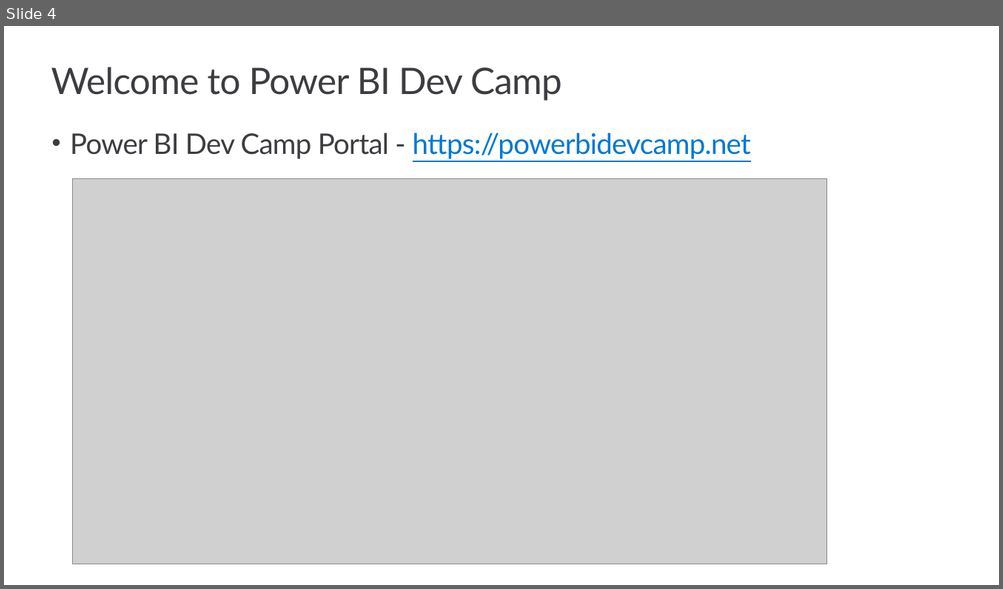
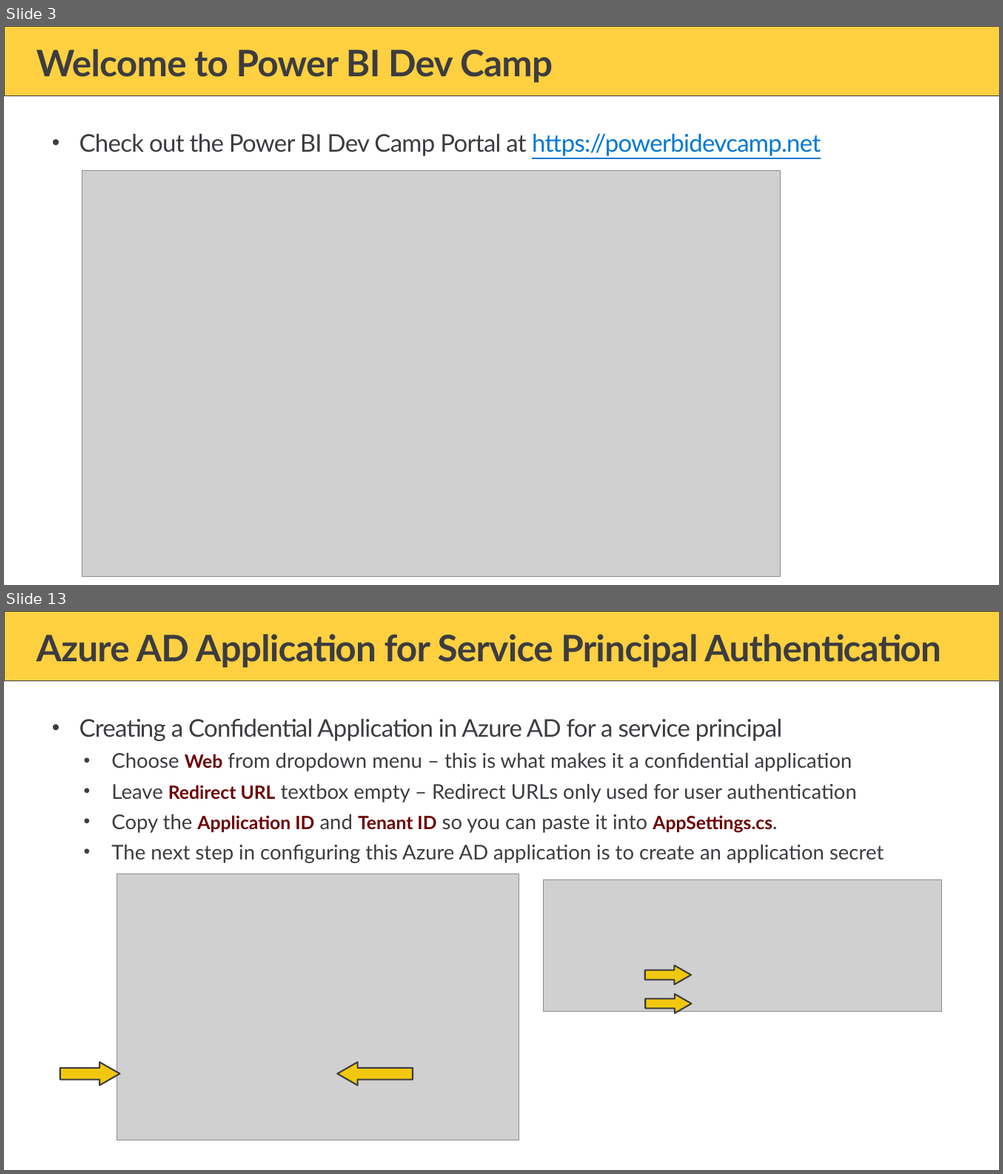
Before and after one commit to PowerBiDevCamp/Camp-Sessions, a slide deck: Session 33 - Setting Datasource Credentials with the Power BI REST API.pptx. Shown one above the other, each under a label of ours: slide 4 before the commit, slides 3 and 13 after it; the slides between them are not shown. The pictures are 1003x589 and 1003x1174 pixels, drawn with LibreOffice and Linux fonts; fonts in the diff are those of the drawing; grey boxes stand for pictures; background and template pictures are left out. Boxes give left, top, right and bottom in pixels: in the first picture for what was removed or moved away, otherwise in the second. Text is boxed around its words. In the diff, an @@ line names an element or a change of style, - is before the commit and + after.

```diff
--- a/Session 33 - Setting Datasource Credentials with the Power BI REST API.pptx
+++ b/Session 33 - Setting Datasource Credentials with the Power BI REST API.pptx
@@ slide 13 added at bbox=[4, 611, 999, 1170], background #FFFFFF; not listed: 1 template element that a slide beside it also shows @@
@@ title added at bbox=[37, 634, 940, 668], 36 pt, text #3C3C41, bold @@
+Azure AD Application for Service Principal Authentication
@@ text added at bbox=[79, 718, 883, 863], 20 pt, text #3C3C41 @@
+• Creating a Confidential Application in Azure AD for a service principal
+  • Choose Web from dropdown menu – this is what makes it a confidential application
+  • Leave Redirect URL textbox empty – Redirect URLs only used for user authentication
+  • Copy the Application ID and Tenant ID so you can paste it into AppSettings.cs.
+  • The next step in configuring this Azure AD application is to create an application secret
@@ picture added at bbox=[116, 874, 519, 1140] @@
@@ picture added at bbox=[543, 880, 942, 1012] @@
@@ right arrow added at bbox=[645, 965, 691, 985], fill #F2C80F, outline #3C3C41 1.5 pt @@
@@ right arrow added at bbox=[646, 994, 691, 1014], fill #F2C80F, outline #3C3C41 1.5 pt @@
@@ right arrow added at bbox=[60, 1062, 120, 1085], fill #F2C80F, outline #3C3C41 1.5 pt @@
@@ right arrow added at bbox=[338, 1062, 412, 1085], fill #F2C80F, outline #3C3C41 1.5 pt @@
@@ what was slide 4 is now slide 3 @@
@@ slide 3 changed as well @@
@@ rectangle added at bbox=[4, 26, 999, 96], fill #FFD040, outline #3C3C41 0.5 pt @@
@@ title "Welcome to Power BI Dev ...": place and size @@
-title "Welcome to Power BI Dev ..." at bbox=[51, 67, 562, 101]
+title "Welcome to Power BI Dev ..." at bbox=[37, 49, 552, 83]
@@ title "Welcome to Power BI Dev ..." at bbox=[37, 49, 552, 83]: bold on @@
@@ text at bbox=[79, 133, 820, 156]: text changed; size 28 to 24 pt; text colour #0078D4 to #3C3C41 @@
-• Power BI Dev Camp Portal - https://powerbidevcamp.net
+• Check out the Power BI Dev Camp Portal at https://powerbidevcamp.net
@@ picture: place and size @@
-picture at bbox=[73, 179, 827, 565]
+picture at bbox=[82, 171, 780, 577]
```
Also in this commit, not shown: 4 other slides changed, 47 other slides added, 35 slides removed, 11 other files.
